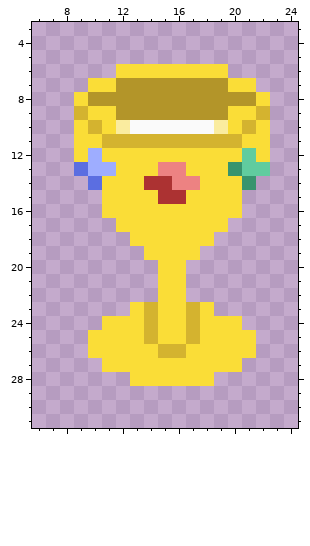
Edited in one commit: pixel-art file (Assets/Art/treasure.aseprite). The picture above was drawn from the file before the commit.
32x32 pixels, 1 frame. Shown: x 6..24, y 3..31.
The same view after the edit:
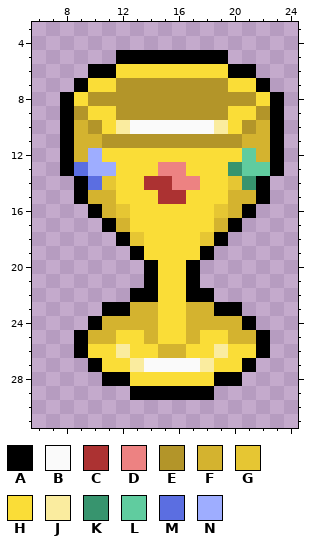
Palette (. is transparent): A #000000  B #fafafa  C #ac3232  D #ed8282  E #b39529  F #d4b32f  G #e6c633  H #fadd37  J #faec9f  K #37946e  L #60cc9f  M #5b6ee1  N #9eadff
Diff:
{"y":5,"x":12,"old":"........","new":"AAAAAAAA"}
{"y":6,"x":10,"old":"..","new":"AA"}
{"y":6,"x":20,"old":"..","new":"AA"}
{"y":7,"x":9,"old":".","new":"A"}
{"y":7,"x":22,"old":".","new":"A"}
{"y":8,"x":8,"old":".","new":"A"}
{"y":8,"x":23,"old":".","new":"A"}
{"y":9,"x":8,"old":".F","new":"AE"}
{"y":9,"x":22,"old":"F.","new":"EA"}
{"y":10,"x":8,"old":".HF","new":"AFE"}
{"y":10,"x":21,"old":"FH.","new":"EFA"}
{"y":11,"x":8,"old":".HHFFFFFFFFFFHH.","new":"AFFEEEEEEEEEEFFA"}
{"y":12,"x":8,"old":".H","new":"AF"}
{"y":12,"x":22,"old":"H.","new":"FA"}
{"y":13,"x":8,"old":".","new":"A"}
{"y":13,"x":23,"old":".","new":"A"}
{"y":14,"x":9,"old":".","new":"A"}
{"y":14,"x":11,"old":"H","new":"G"}
{"y":14,"x":20,"old":"H","new":"G"}
{"y":14,"x":22,"old":".","new":"A"}
{"y":15,"x":9,"old":"..H","new":"AFF"}
{"y":15,"x":20,"old":"H..","new":"FFA"}
{"y":16,"x":10,"old":".HH","new":"AFG"}
{"y":16,"x":19,"old":"HH.","new":"GFA"}
{"y":17,"x":11,"old":".H","new":"AF"}
{"y":17,"x":19,"old":"H.","new":"FA"}
{"y":18,"x":12,"old":".H","new":"AG"}
{"y":18,"x":18,"old":"H.","new":"GA"}
{"y":19,"x":13,"old":".","new":"A"}
{"y":19,"x":18,"old":".","new":"A"}
{"y":20,"x":14,"old":".","new":"A"}
{"y":20,"x":17,"old":".","new":"A"}
{"y":21,"x":14,"old":".","new":"A"}
{"y":21,"x":17,"old":".","new":"A"}
{"y":22,"x":13,"old":"..","new":"AA"}
{"y":22,"x":17,"old":"..","new":"AA"}
{"y":23,"x":11,"old":"..H","new":"AAF"}
{"y":23,"x":18,"old":"H..","new":"FAA"}
{"y":24,"x":10,"old":".HHH","new":"AFFF"}
{"y":24,"x":18,"old":"HHH.","new":"FFFA"}
{"y":25,"x":9,"old":".HH","new":"AFF"}
{"y":25,"x":20,"old":"HH.","new":"FFA"}
{"y":26,"x":9,"old":".","new":"A"}
{"y":26,"x":12,"old":"H","new":"J"}
{"y":26,"x":19,"old":"H","new":"J"}
{"y":26,"x":22,"old":".","new":"A"}
{"y":27,"x":10,"old":".","new":"A"}
{"y":27,"x":13,"old":"HHHHHH","new":"JBBBBJ"}
{"y":27,"x":21,"old":".","new":"A"}
{"y":28,"x":11,"old":"..","new":"AA"}
{"y":28,"x":19,"old":"..","new":"AA"}
{"y":29,"x":13,"old":"......","new":"AAAAAA"}
{"label":"changed","picture_box":[60,50,284,400]}
